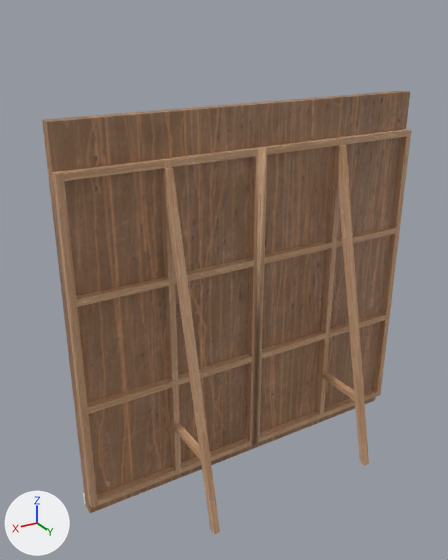
Renders of the FBX model Assets/Assets/Walls/FBX/MovieSet_Wall_Large.fbx from each side of a commit.
Before and after are seen from a camera (50 mm lens) standing at (4.03, 3.75, 3.59) and looking at (1.83, 0.08, 1.75). The lights are fixed; the arrows at lower left show +X, +Y and +Z. Where no turn or scale is listed for an object, it has been applied to the vertices. Vertices at the same position are counted once.

In view in the first picture: 'MovieSet_Wall_Large'.
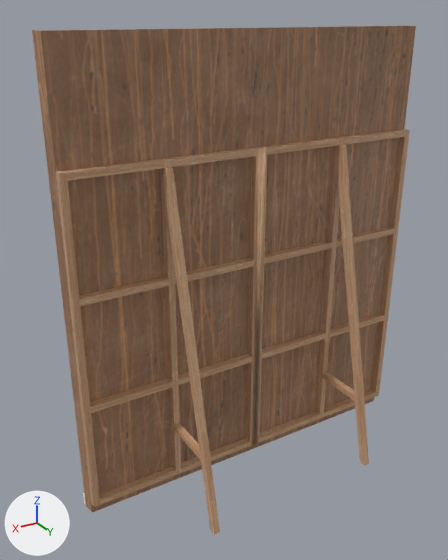
Pixel boxes (x1, y1, x2, y2) of what changed, in the pictures (448 x 560 px; the box of a moved part takes in the faces that stretch with it):
'MovieSet_Wall_Large', reshaped (15% taller): before (42, 91, 411, 534); after (32, 26, 416, 534)
part 1 of me_cube_002, moved or reshaped: before (324, 129, 411, 417); after (324, 129, 410, 417)
part 2 of me_cube_002, moved or reshaped: before (52, 159, 176, 508); after (56, 159, 176, 507)
part 3 of me_cube_002, moved or reshaped: before (42, 120, 90, 513); after (32, 30, 92, 512)
part 4 of me_cube_002, moved or reshaped: before (44, 91, 410, 513); after (34, 26, 416, 512)

What the commit changed:
me_cube_002 has 211 vertices, 108 faces and spans x 0.0..3.0, y -0.13..0.68, z 0.0..3.0.
me_cube_002 is used by ob_movieset_wall_large; location (0.0, 0.0, 0.0).
me_cube_002 part 1: the loose piece of 20 vertices spanning x 0.0..0.72, y 0.0..0.06, z 0.1..2.7 is moved by (0.01, 0.0, 0.0).
me_cube_002 part 2: all 21 vertices in x 2.95..3.0, y 0.0..0.06, z 0.0..2.7 are moved by (-0.02, 0.0, 0.0).
me_cube_002 part 3: the 1 vertex in x 3.0, y 0.0, z 3.0 is moved by (-0.02, 0.0, 0.5).
me_cube_002 part 4: the 1 vertex in x 0.0, y 0.0, z 3.0 is moved by (0.02, 0.0, 0.5).
